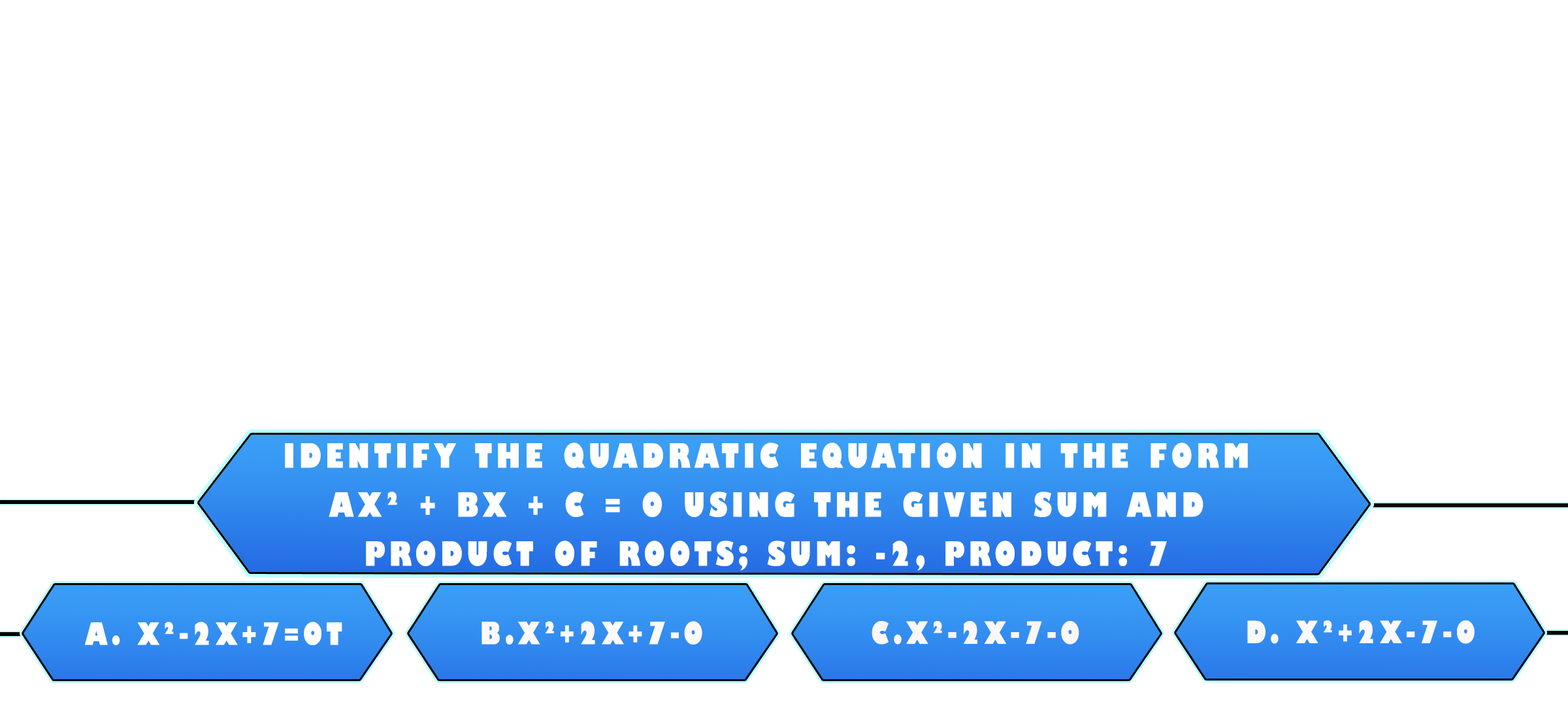
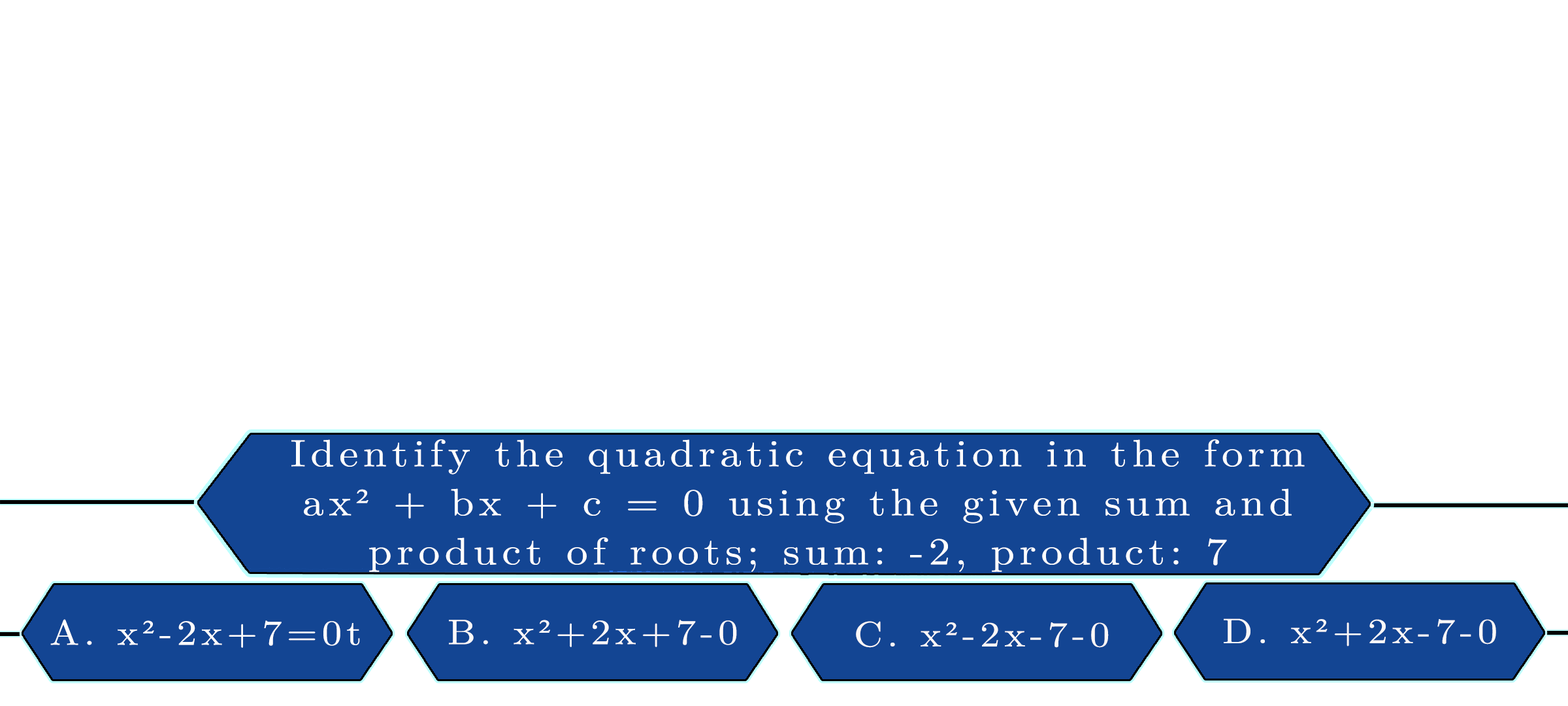
Layers edited between the first and the second 1568px x 706px image:
painted on "Identify the quadratic equation in the form ax² + bx + c = 0 us" over [284, 439, 1305, 572]
painted on "Layer 7" over [199, 434, 1369, 573]
painted on "d. x²+2x-7-0" over [1223, 618, 1497, 647]
painted on "Layer 9" over [1176, 584, 1544, 679]
renamed "c.x²-2x-7-0" to "c. x²-2x-7-0", painted on it over [855, 620, 1109, 648]
painted on "Layer 9 copy" over [793, 584, 1161, 679]
renamed "b.x²+2x+7-0" to "b. x²+2x+7-0", painted on it over [448, 619, 737, 647]
painted on "Layer 9 copy 2" over [408, 584, 777, 679]
painted on "a. x²-2x+7=0t" over [50, 618, 360, 648]
painted on "Layer 9 copy 3" over [23, 584, 391, 679]
